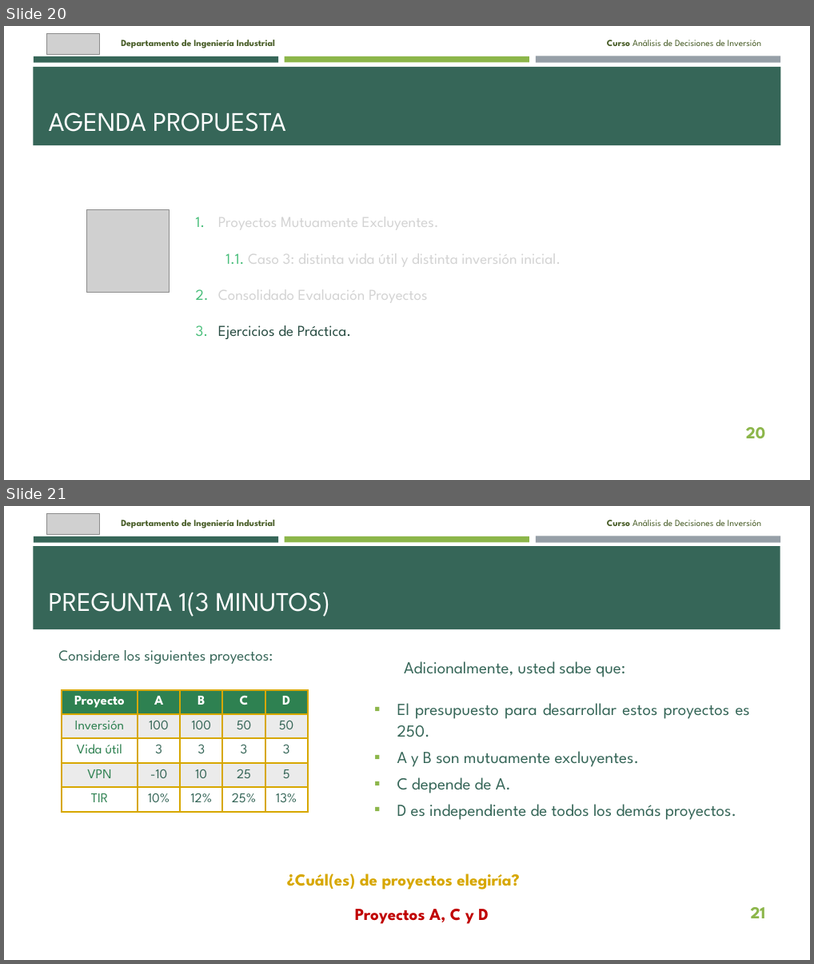
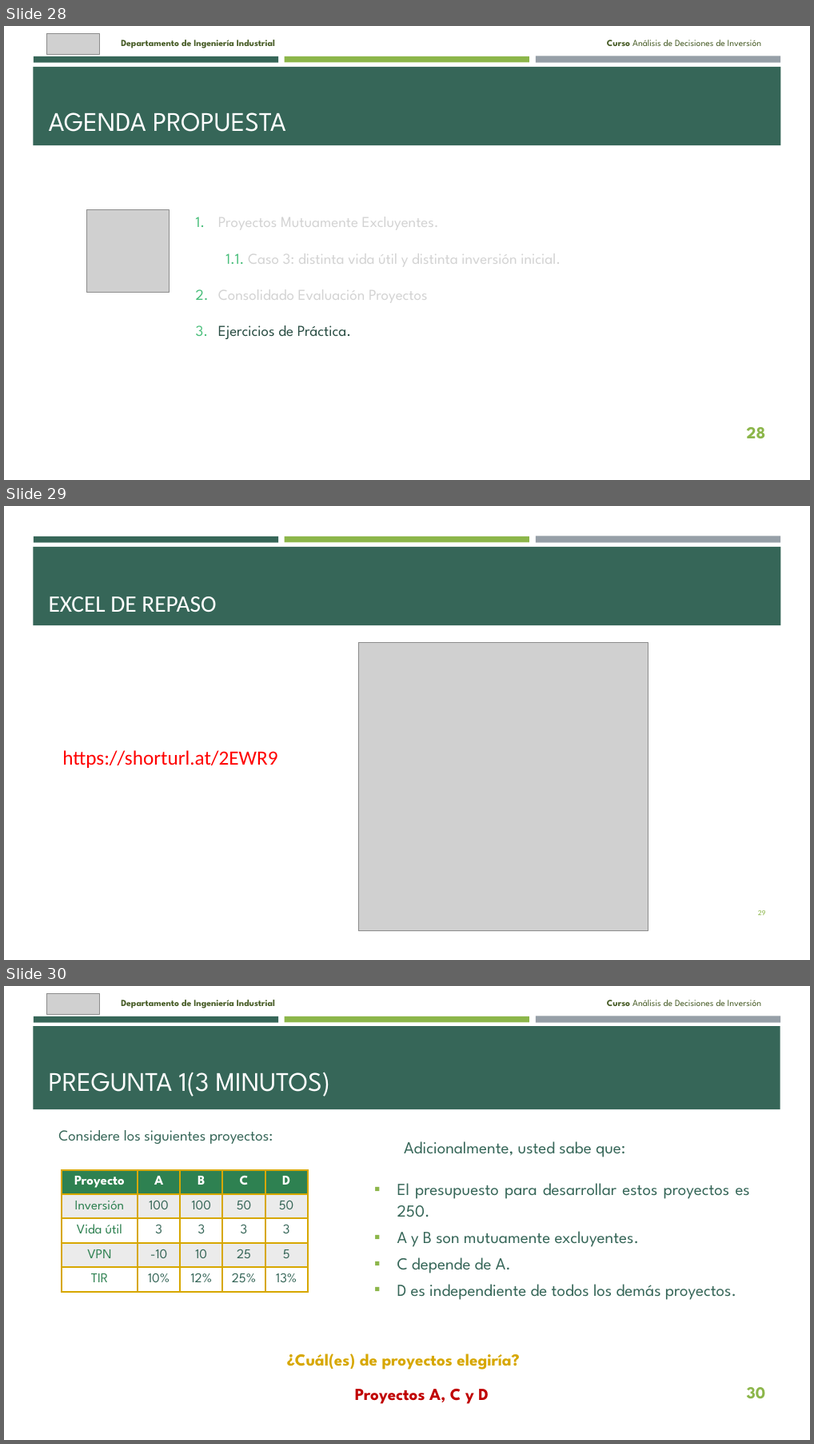
Before and after one commit to brigitte-castaneda/ANADEC_20262, a slide deck: 6.3. ANADEC 202620 - Comparación y Selección de Proyectos (Desarrollada).pptx. Shown one above the other, each under a label of ours: slides 20 and 21 before the commit, slides 28, 29 and 30 after it. The pictures are 814x964 and 814x1444 pixels, drawn with LibreOffice and Linux fonts; fonts in the diff are those of the drawing; grey boxes stand for pictures. Boxes give left, top, right and bottom in pixels: in the first picture for what was removed or moved away, otherwise in the second. Text is boxed around its words. In the diff, an @@ line names an element or a change of style, - is before the commit and + after.

```diff
--- a/6.3. ANADEC 202620 - Comparación y Selección de Proyectos (Desarrollada).pptx
+++ b/6.3. ANADEC 202620 - Comparación y Selección de Proyectos (Desarrollada).pptx
@@ slide 29 added at (4, 506, 810, 960), background #FFFFFF; not listed: 4 template elements that a slide beside it also shows @@
@@ title added at (49, 596, 216, 612), 28 pt, text #FFFFFF @@
+EXCEL DE REPASO
@@ picture added at (358, 643, 648, 931) @@
@@ text added at (62, 750, 278, 768), 24 pt, text #FF0000 @@
+https://shorturl.at/2EWR9
@@ page number added at (758, 910, 766, 915), 9 pt, text #8CB64A @@
+29
@@ what was slide 20 is now slide 28 @@
@@ page number at (747, 427, 766, 438): text changed @@
-20
+28
@@ what was slide 21 is now slide 30 @@
@@ page number at (747, 1387, 766, 1398): text changed @@
-21
+30
```
Also in this commit, not shown: 1 slide changed, 8 other slides added.
